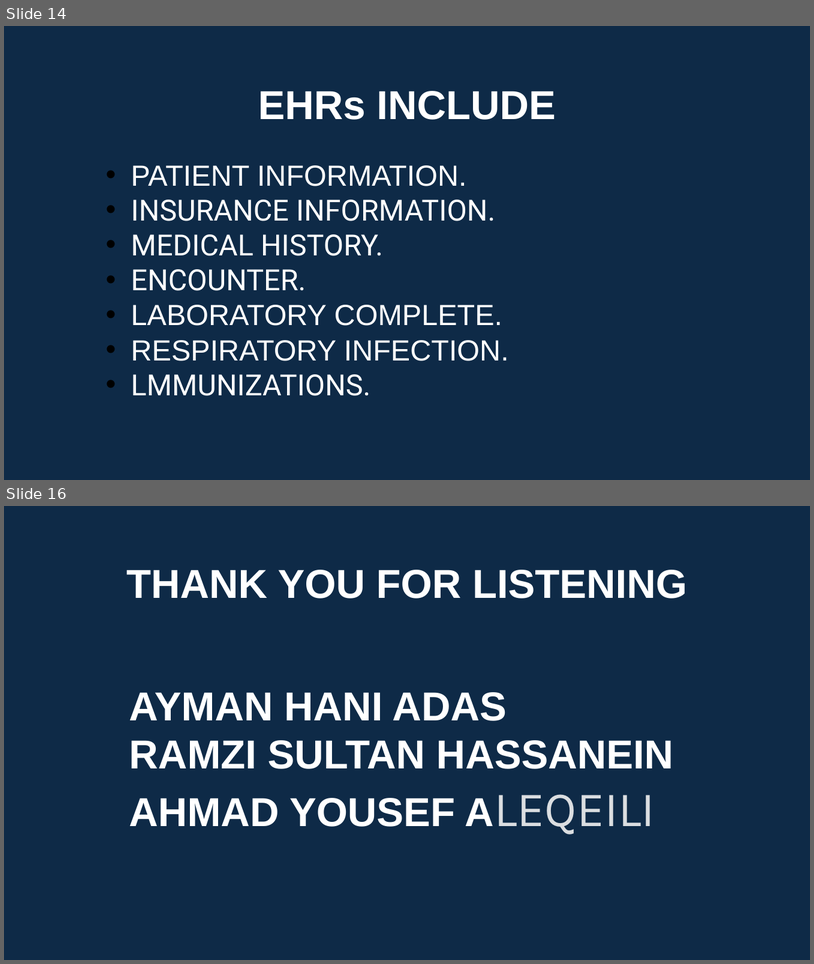
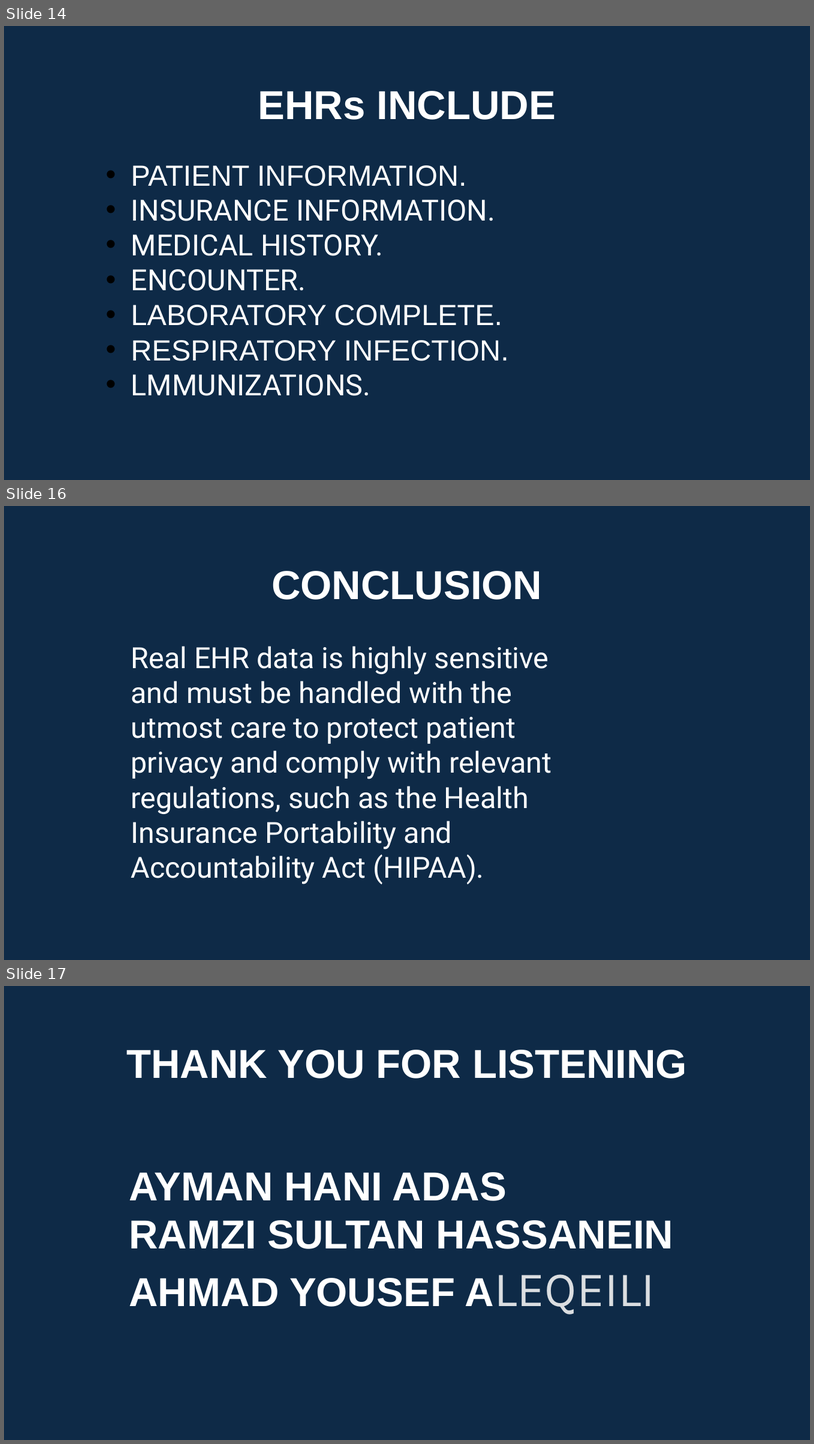
Before and after one commit to ayman-adas/EHR, a slide deck: EHRo.pptx. Shown one above the other, each under a label of ours: slides 14 and 16 before the commit, slides 14, 16 and 17 after it; the slides between them are not shown. The pictures are 814x964 and 814x1444 pixels, drawn with LibreOffice and Linux fonts; fonts in the diff are those of the drawing. Boxes give left, top, right and bottom in pixels: in the first picture for what was removed or moved away, otherwise in the second. Text is boxed around its words. In the diff, an @@ line names an element or a change of style, - is before the commit and + after.

```diff
--- a/EHRo.pptx
+++ b/EHRo.pptx
@@ slide 16 added at (4,506,810,960), background #0E2A47 @@
@@ title added at (272,571,542,600), 36 pt, text #FFFFFF, bold @@
+CONCLUSION
@@ text added at (131,646,552,884), 26 pt, text #FFFFFF @@
+Real EHR data is highly sensitive and must be handled with the utmost care to protect patient privacy and comply with relevant regulations, such as the Health Insurance Portability and Accountability Act (HIPAA).
@@ what was slide 16 is now slide 17 @@
```
Also in this commit, not shown: 1 slide changed.
